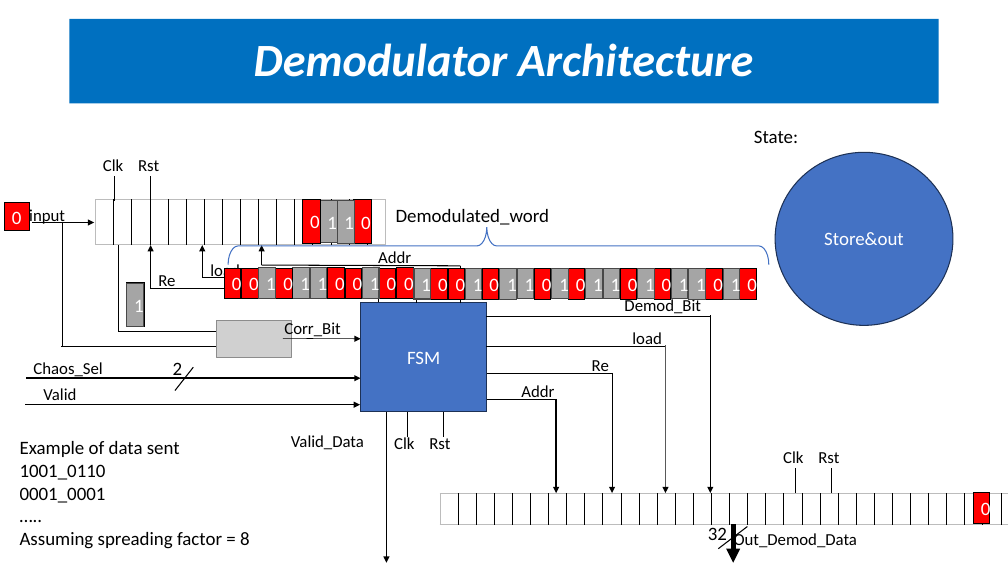
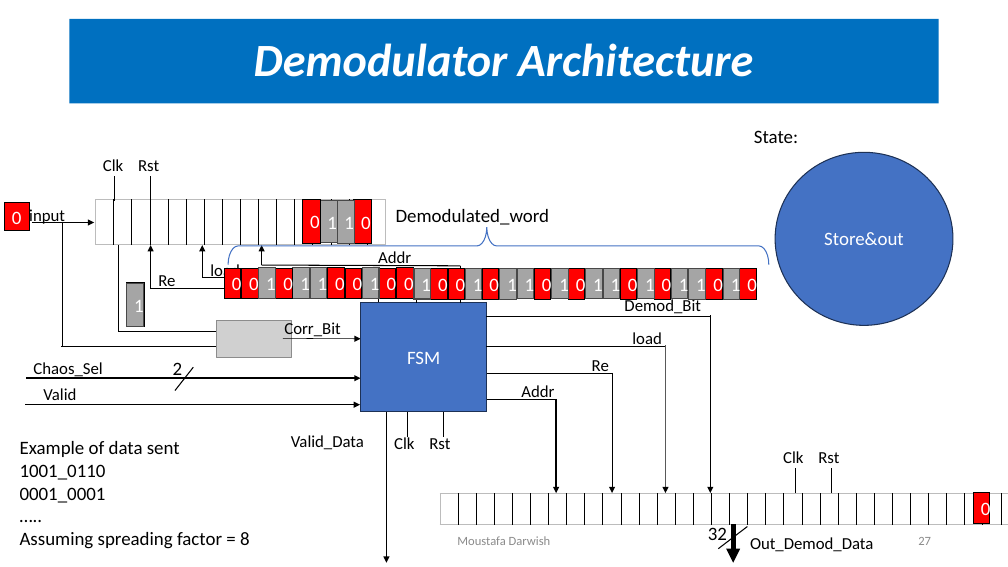
Before and after one commit to OmarAmer01/DCSK, a slide deck: slide 27 of docs/Presentation/main.pptx. Drawn at 1008x567 pixels with LibreOffice and Linux fonts; fonts in the diff are those of the drawing; grey boxes stand for pictures. Boxes give left, top, right and bottom in pixels: in the first picture for what was removed or moved away, otherwise in the second. Text is boxed around its words. In the diff, an @@ line names an element or a change of style, - is before the commit and + after.

```diff
--- a/docs/Presentation/main.pptx
+++ b/docs/Presentation/main.pptx
@@ text added at bbox=[457, 536, 551, 545], 12 pt, text #8C8C8C @@
+Moustafa Darwish
@@ text "Out_Demod_Data": place and size @@
-text "Out_Demod_Data" at bbox=[734, 532, 857, 550]
+text "Out_Demod_Data" at bbox=[750, 537, 873, 552]
@@ page number added at bbox=[918, 537, 931, 545], 12 pt, text #8C8C8C @@
+27
```
Also in this commit, not shown: 34 other slides changed, 4 slides added.
